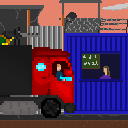
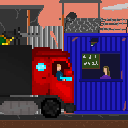
Layers edited between the first and the second 128px x 128px image:
painted on "Container" over [64, 37, 126, 114]
painted on "Interior container" over [72, 37, 126, 110]
painted on "Cerca" over [27, 16, 58, 47]
